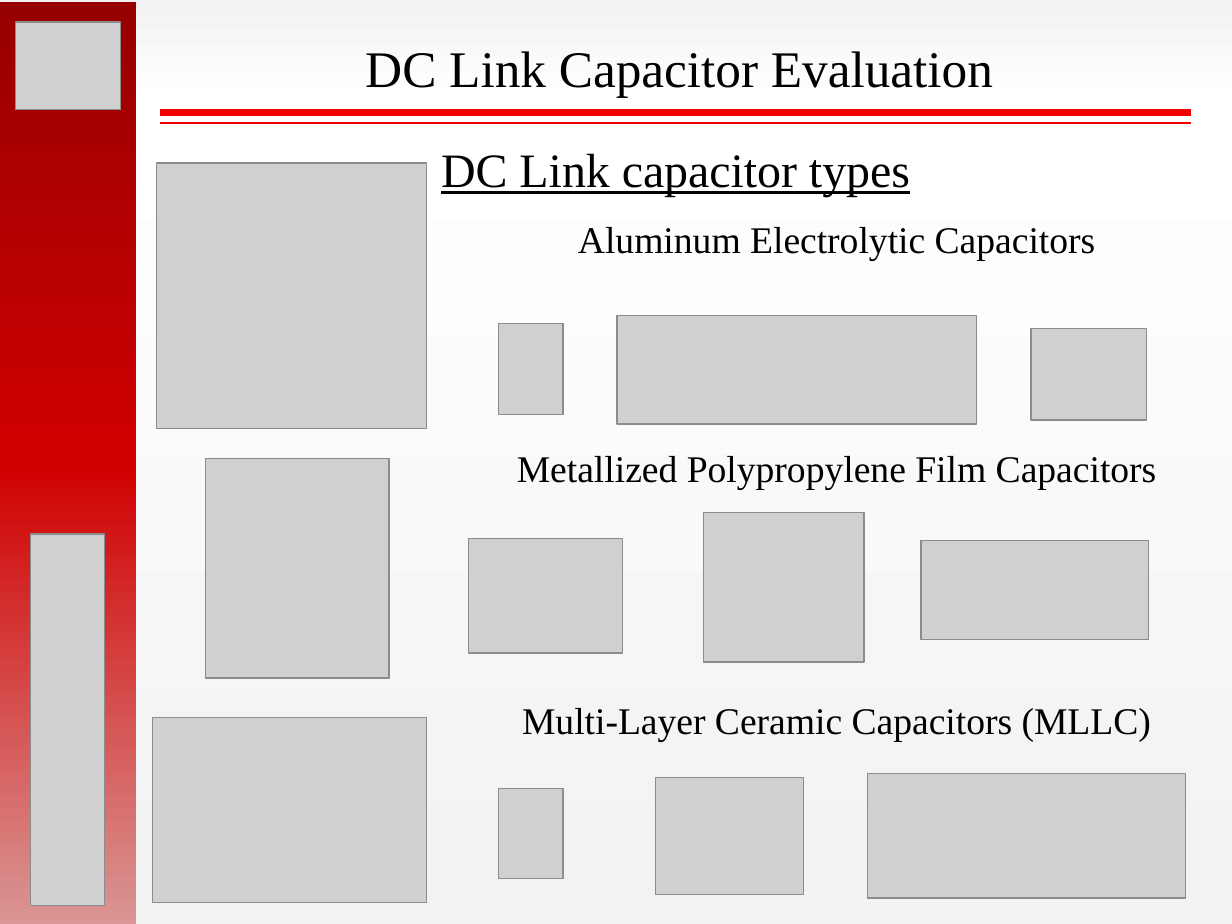
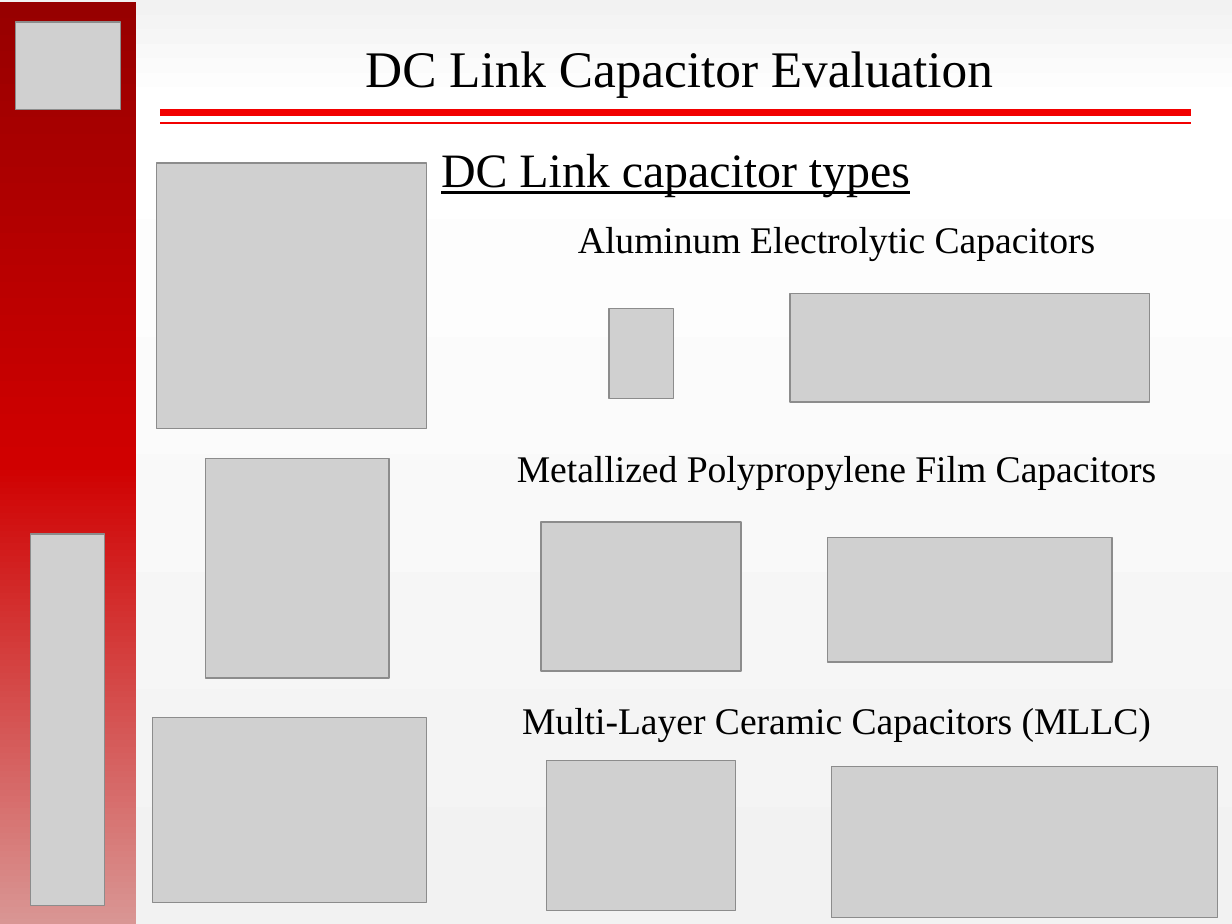
Before and after one commit to hakanpolat/IMMD, a slide deck: slide 9 of ISIE 2017/sunum/ISIE2017_OralPres_Mesut_Uğur.pptx. Drawn at 1232x924 pixels with LibreOffice and Linux fonts; fonts in the diff are those of the drawing; grey boxes stand for pictures. Boxes give left, top, right and bottom in pixels: in the first picture for what was removed or moved away, otherwise in the second. Text is boxed around its words. In the diff, an @@ line names an element or a change of style, - is before the commit and + after.

```diff
--- a/ISIE 2017/sunum/ISIE2017_OralPres_Mesut_Uğur.pptx
+++ b/ISIE 2017/sunum/ISIE2017_OralPres_Mesut_Uğur.pptx
@@ picture: place and size @@
-picture at <box>617,315,977,424</box>
+picture at <box>790,293,1149,402</box>
@@ picture: place and size @@
-picture at <box>499,324,563,414</box>
+picture at <box>609,308,673,398</box>
@@ picture removed at <box>1031,329,1147,420</box> @@
@@ picture: place and size @@
-picture at <box>468,538,622,653</box>
+picture at <box>541,522,740,671</box>
@@ picture removed at <box>703,513,864,663</box> @@
@@ picture: place and size @@
-picture at <box>922,540,1149,639</box>
+picture at <box>828,537,1112,662</box>
@@ picture: place and size @@
-picture at <box>655,777,803,894</box>
+picture at <box>547,760,736,910</box>
@@ picture: place and size @@
-picture at <box>867,774,1185,898</box>
+picture at <box>832,766,1217,918</box>
@@ picture removed at <box>499,788,563,878</box> @@
```
Also in this commit, not shown: 1 other slide changed, 1 slide removed.
